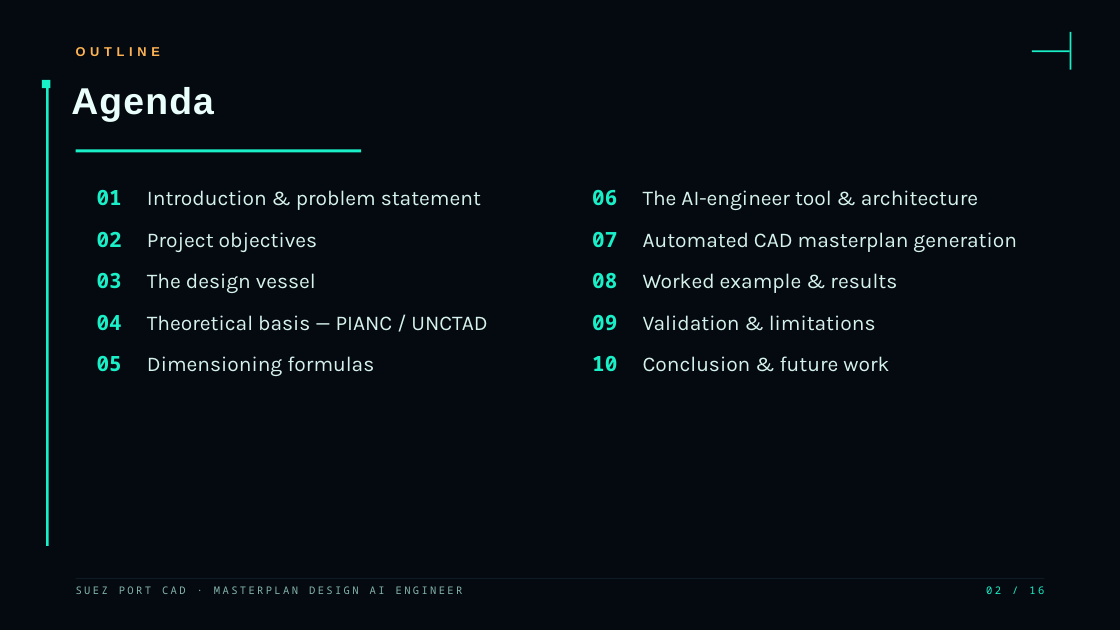
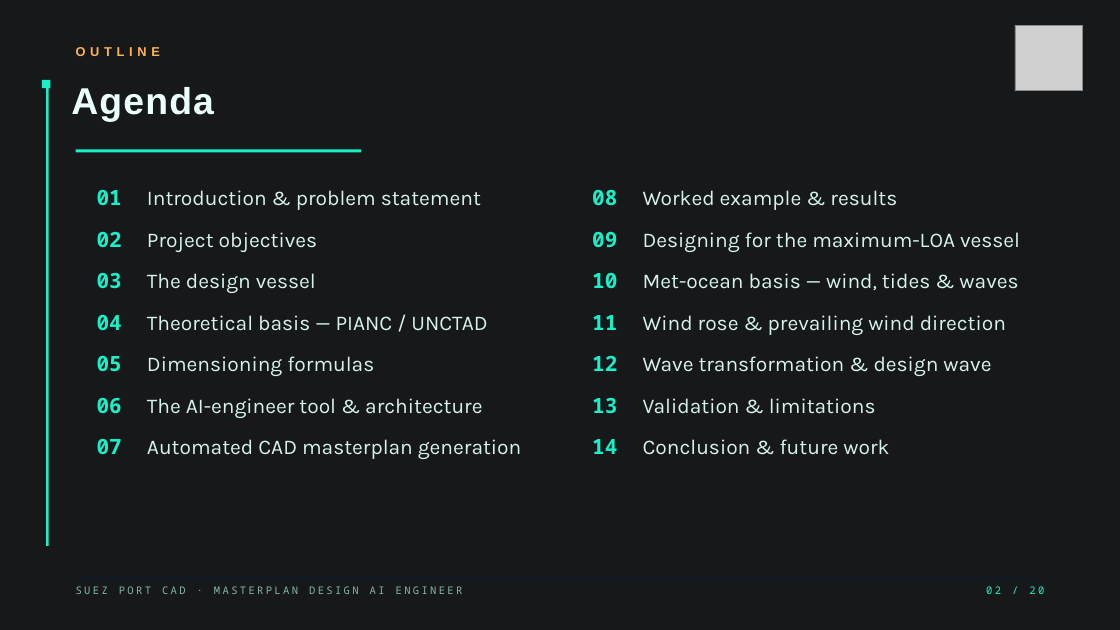
Before and after one commit to MohammedAbdelshafy/suez-cad-generator, a slide deck: slide 2 of presentation/SUEZ_Port_CAD_Graduation.pptx. Drawn at 1120x630 pixels with LibreOffice and Linux fonts; fonts in the diff are those of the drawing; grey boxes stand for pictures; background and template pictures are left out; a plain dark background stands for a picture behind light text. Boxes give left, top, right and bottom in pixels: in the first picture for what was removed or moved away, otherwise in the second. Text is boxed around its words. In the diff, an @@ line names an element or a change of style, - is before the commit and + after.

```diff
--- a/presentation/SUEZ_Port_CAD_Graduation.pptx
+++ b/presentation/SUEZ_Port_CAD_Graduation.pptx
@@ background #FFFFFF to picture (left out) @@
@@ rectangle at (0,0,1120,630): fill #050910 to #03060B at 50% opacity @@
@@ picture added at (1015,25,1083,91) @@
@@ rectangle removed at (1032,50,1070,52) @@
@@ rectangle removed at (1070,32,1071,70) @@
@@ text at (592,190,1016,252): paragraphs removed @@
-06 The AI-engineer tool & architecture
-07 Automated CAD masterplan generation
@@ text at (592,232,1020,455): text changed @@
-09 Validation & limitations
-10 Conclusion & future work
+09 Designing for the maximum-LOA vessel
+10 Met-ocean basis — wind, tides & waves
+11 Wind rose & prevailing wind direction
+12 Wave transformation & design wave
+13 Validation & limitations
+14 Conclusion & future work
@@ text at (97,398,521,459): paragraphs added @@
+06 The AI-engineer tool & architecture
+07 Automated CAD masterplan generation
@@ text at (986,586,1044,594): text changed @@
-02 / 16
+02 / 20
```
Also in this commit, not shown: 15 other slides changed, 4 slides added, 29 other files.
